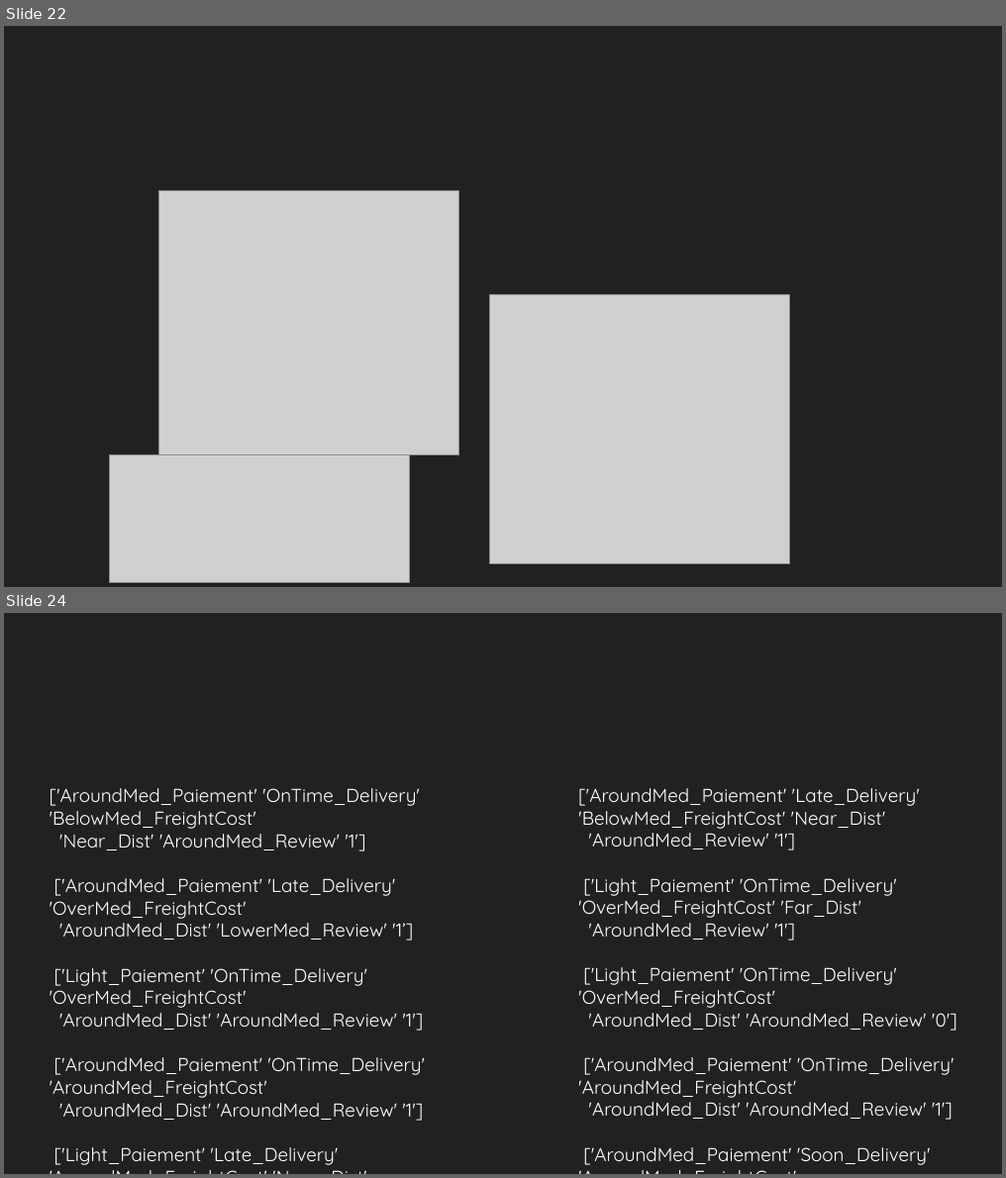
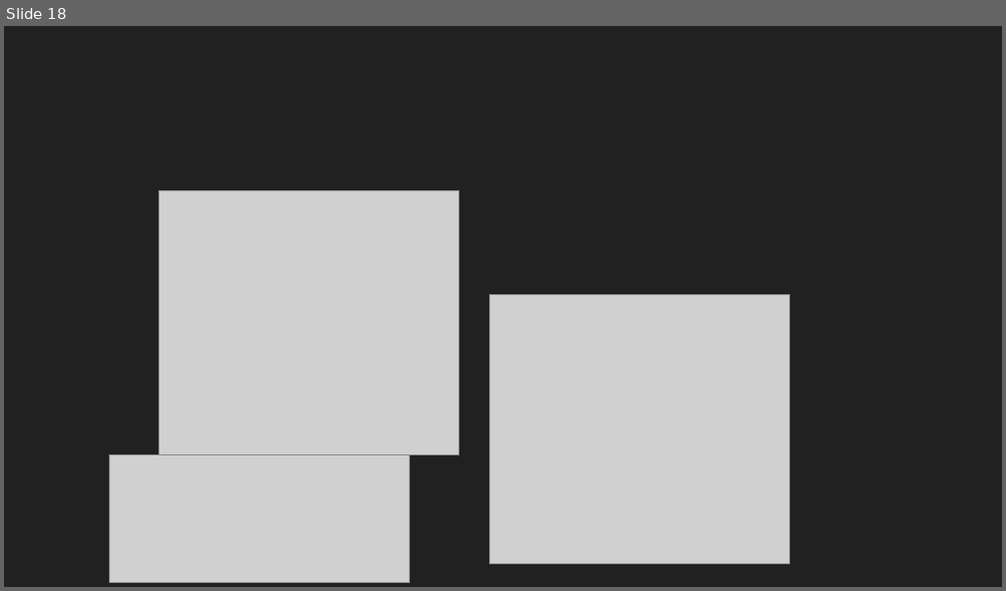
Before and after one commit to EtienneLardeur/P5_CustomerSegmentation, a slide deck: P5Olist_Présentation_initiale.pptx. Shown one above the other, each under a label of ours: slides 22 and 24 before the commit, slide 18 after it; the slides between them are not shown. The pictures are 1006x1178 and 1006x591 pixels, drawn with LibreOffice and Linux fonts; fonts in the diff are those of the drawing; grey boxes stand for pictures; background and template pictures are left out. Boxes give left, top, right and bottom in pixels: in the first picture for what was removed or moved away, otherwise in the second. Text is boxed around its words. In the diff, an @@ line names an element or a change of style, - is before the commit and + after.

```diff
--- a/P5Olist_Présentation_initiale.pptx
+++ b/P5Olist_Présentation_initiale.pptx
@@ slide 24 removed at (4,613,1002,1174), background #212121 @@
@@ text removed at (50,788,425,1165) @@
-['AroundMed_Paiement' 'OnTime_Delivery' 'BelowMed_FreightCost'
-'Near_Dist' 'AroundMed_Review' '1']
-['AroundMed_Paiement' 'Late_Delivery' 'OverMed_FreightCost'
-'AroundMed_Dist' 'LowerMed_Review' '1’]
-['Light_Paiement' 'OnTime_Delivery' 'OverMed_FreightCost'
-'AroundMed_Dist' 'AroundMed_Review' '1']
-['AroundMed_Paiement' 'OnTime_Delivery' 'AroundMed_FreightCost'
-'AroundMed_Dist' 'AroundMed_Review' '1']
-['Light_Paiement' 'Late_Delivery' 'AroundMed_FreightCost' 'Near_Dist'
-'UpperMed_Review' '0']
@@ text removed at (578,788,957,1165) @@
-['AroundMed_Paiement' 'Late_Delivery' 'BelowMed_FreightCost' 'Near_Dist'
-'AroundMed_Review' '1']
-['Light_Paiement' 'OnTime_Delivery' 'OverMed_FreightCost' 'Far_Dist'
-'AroundMed_Review' '1']
-['Light_Paiement' 'OnTime_Delivery' 'OverMed_FreightCost'
-'AroundMed_Dist' 'AroundMed_Review' '0']
-['AroundMed_Paiement' 'OnTime_Delivery' 'AroundMed_FreightCost'
-'AroundMed_Dist' 'AroundMed_Review' '1']
-['AroundMed_Paiement' 'Soon_Delivery' 'AroundMed_FreightCost'
-'Near_Dist' 'UpperMed_Review' '1']
@@ what was slide 22 is now slide 18 @@
```
Also in this commit, not shown: 3 slides changed, 3 slides added, 10 other slides removed.
